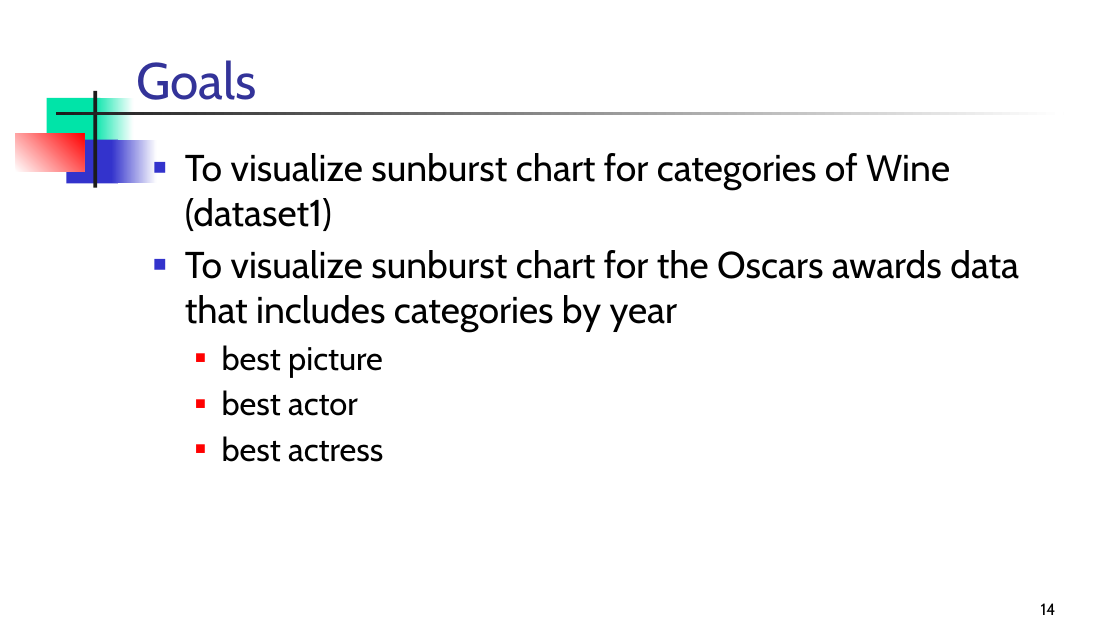
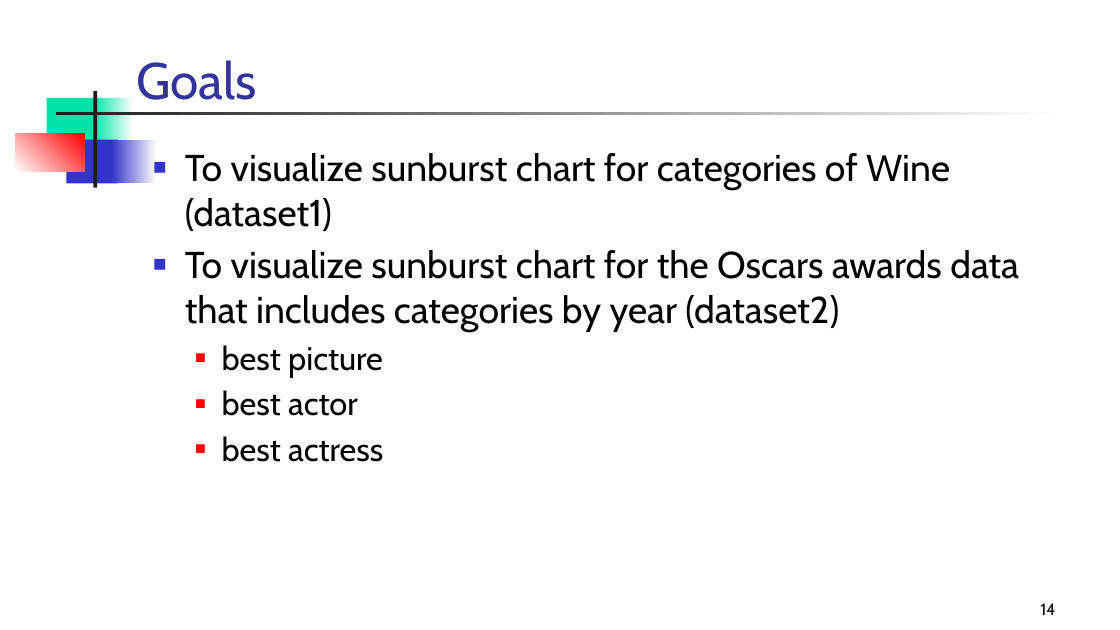
Before and after one commit to srinishanthreddy1991/SunburstChart, a slide deck: slide 14 of Kamballapalli_SunburstChart.pptx. Drawn at 1120x630 pixels with LibreOffice and Linux fonts; fonts in the diff are those of the drawing. Boxes give left, top, right and bottom in pixels: in the first picture for what was removed or moved away, otherwise in the second. Text is boxed around its words. In the diff, an @@ line names an element or a change of style, - is before the commit and + after.

```diff
--- a/Kamballapalli_SunburstChart.pptx
+++ b/Kamballapalli_SunburstChart.pptx
@@ text at [185, 250, 1019, 331]: text changed @@
-■ To visualize sunburst chart for the Oscars awards data that includes categories by year
+■ To visualize sunburst chart for the Oscars awards data that includes categories by year (dataset2)
```
Also in this commit, not shown: 3 other slides changed, 2 other files.
